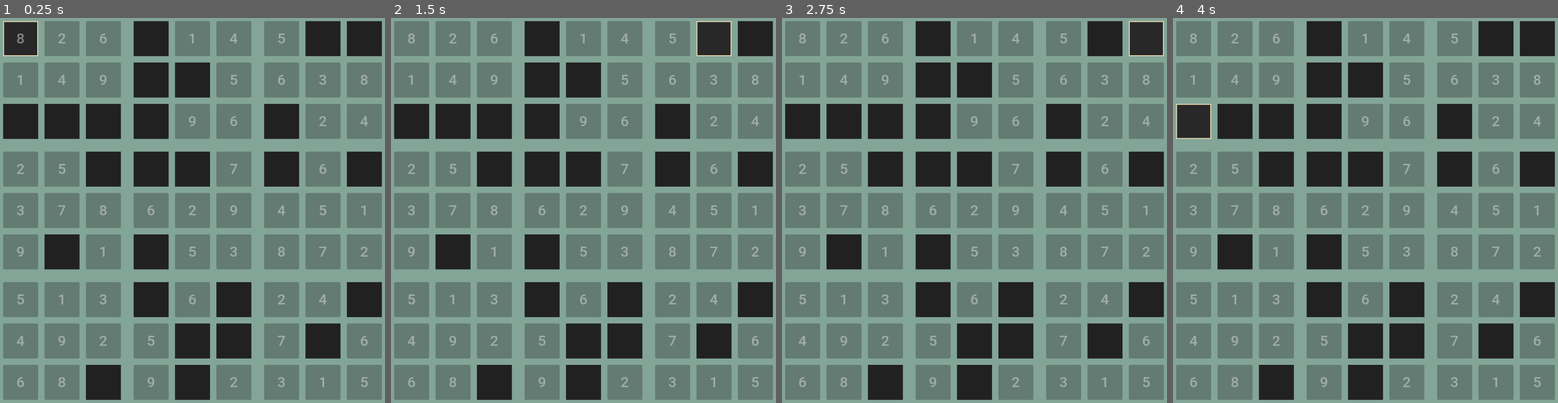
Above: before the commit, frames 1-4 (left to right).
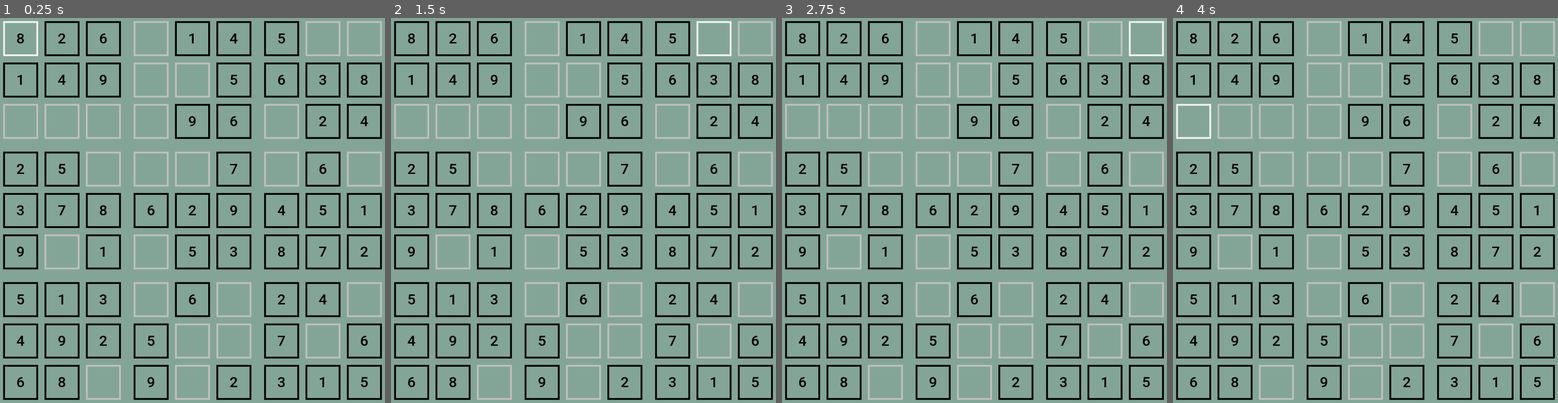
Above: after the commit, the same moments.

Repository: dudozermaks/GudokuOld
Game: Godot game, scene res://main.tscn
The game is run twice, just before and just after one commit, with the same random seed, the same clock (stepped at 60 frames per second) and the same inputs.
Inputs (mouse positions are in pixels of both pictures, inside the frame that each line leads up to):
- Up to frame 1 (0.25 s): no input
- Up to frame 2 (1.5 s): click (541, 37) at 0.52 s; click (714, 37) at 1.27 s
- Up to frame 3 (2.75 s): click (1147, 37) at 2.02 s
- Up to frame 4 (4 s): click (1365, 79) at 2.77 s; click (1192, 121) at 3.5 s

The runs differ from the first frame. In frame 1, 67% of the frame differs, in the area x 0-100%, y 0-100%; in frame 2, 67%; in frame 3, 67%; in frame 4, 67%.

Commit message:
change looking of cells

Diff:
--- a/cell.tscn
+++ b/cell.tscn
@@ -5,8 +5,11 @@
 
 [node name="Cell" type="Button" groups=["cells"]]
 custom_minimum_size = Vector2(77, 77)
-offset_right = 77.0
-offset_bottom = 77.0
+anchors_preset = -1
+anchor_right = 0.091
+anchor_bottom = 0.091
+offset_right = -0.350006
+offset_bottom = -0.350006
 theme = ExtResource("1_msv31")
 clip_text = true
 script = ExtResource("1_h7ouj")
Binary file changed: cell.theme
